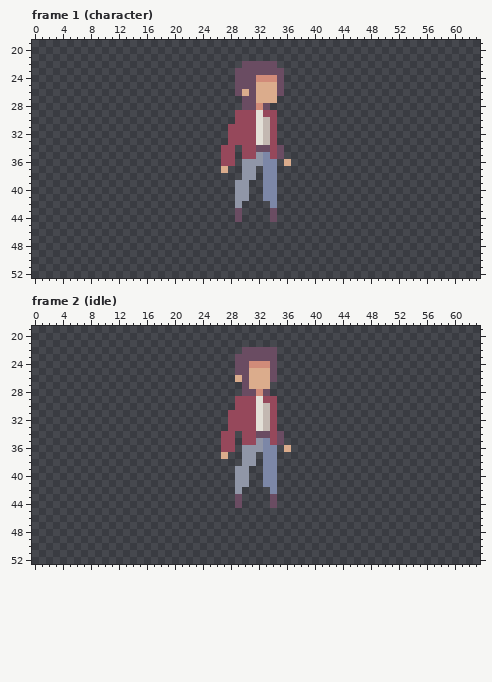
Pixel-art file: assets/player/player.aseprite. The picture above is the old version.
64x64 pixels, 68 frames. Shown: frame 1 (character): x 0..63, y 19..52; frame 2 (idle): x 0..63, y 19..52. The commit also changed other frames, which this record leaves out.
Once edited:
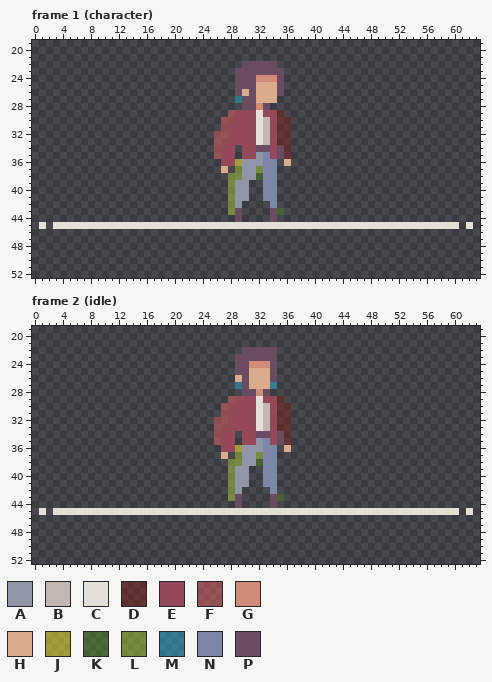
Palette (. is transparent): A #9096a7  B #c3b8b1  C #e3e0d7  D #82211d80  E #96485b  F #e45c5f80  G #d18b79  H #dbac8c  J #fff02b80  K #51882280  L #a6cc3480  M #24aed680  N #7c87a7  P #6a4c62
The exact change:
{"change": "layer \"ground\" now shown"}
{"change": "layer \"original-player\" now shown"}
{"where": "frame 1 (character), layers \"original-player\", \"ground\""}
{"frame":1,"y":27,"x":29,"old":".","new":"M"}
{"frame":1,"y":29,"x":28,"old":".","new":"F"}
{"frame":1,"y":29,"x":35,"old":".","new":"D"}
{"frame":1,"y":30,"x":27,"old":"..","new":"FF"}
{"frame":1,"y":30,"x":35,"old":"..","new":"DD"}
{"frame":1,"y":31,"x":27,"old":".","new":"F"}
{"frame":1,"y":31,"x":35,"old":"..","new":"DD"}
{"frame":1,"y":32,"x":26,"old":"..","new":"FF"}
{"frame":1,"y":32,"x":35,"old":"..","new":"DD"}
{"frame":1,"y":33,"x":26,"old":"..","new":"FF"}
{"frame":1,"y":33,"x":35,"old":"..","new":"DD"}
{"frame":1,"y":34,"x":26,"old":".","new":"F"}
{"frame":1,"y":34,"x":36,"old":".","new":"D"}
{"frame":1,"y":35,"x":26,"old":".","new":"F"}
{"frame":1,"y":35,"x":36,"old":".","new":"D"}
{"frame":1,"y":36,"x":29,"old":".","new":"J"}
{"frame":1,"y":37,"x":29,"old":".","new":"L"}
{"frame":1,"y":37,"x":32,"old":".","new":"L"}
{"frame":1,"y":38,"x":28,"old":"..","new":"LL"}
{"frame":1,"y":38,"x":32,"old":".","new":"K"}
{"frame":1,"y":39,"x":28,"old":".","new":"L"}
{"frame":1,"y":40,"x":28,"old":".","new":"L"}
{"frame":1,"y":41,"x":28,"old":".","new":"L"}
{"frame":1,"y":42,"x":28,"old":".","new":"L"}
{"frame":1,"y":43,"x":28,"old":".","new":"L"}
{"frame":1,"y":43,"x":35,"old":".","new":"K"}
{"frame":1,"y":45,"x":1,"old":".","new":"C"}
{"frame":1,"y":45,"x":3,"old":"..........................................................","new":"CCCCCCCCCCCCCCCCCCCCCCCCCCCCCCCCCCCCCCCCCCCCCCCCCCCCCCCCCC"}
{"frame":1,"y":45,"x":62,"old":".","new":"C"}
{"where": "frame 2 (idle), layers \"original-player\", \"ground\""}
{"frame":2,"y":27,"x":29,"old":".","new":"M"}
{"frame":2,"y":27,"x":34,"old":".","new":"M"}
{"frame":2,"y":29,"x":28,"old":".","new":"F"}
{"frame":2,"y":29,"x":35,"old":".","new":"D"}
{"frame":2,"y":30,"x":27,"old":"..","new":"FF"}
{"frame":2,"y":30,"x":35,"old":"..","new":"DD"}
{"frame":2,"y":31,"x":27,"old":".","new":"F"}
{"frame":2,"y":31,"x":35,"old":"..","new":"DD"}
{"frame":2,"y":32,"x":26,"old":"..","new":"FF"}
{"frame":2,"y":32,"x":35,"old":"..","new":"DD"}
{"frame":2,"y":33,"x":26,"old":"..","new":"FF"}
{"frame":2,"y":33,"x":35,"old":"..","new":"DD"}
{"frame":2,"y":34,"x":26,"old":".","new":"F"}
{"frame":2,"y":34,"x":36,"old":".","new":"D"}
{"frame":2,"y":35,"x":26,"old":".","new":"F"}
{"frame":2,"y":35,"x":36,"old":".","new":"D"}
{"frame":2,"y":36,"x":29,"old":".","new":"J"}
{"frame":2,"y":37,"x":29,"old":".","new":"L"}
{"frame":2,"y":37,"x":32,"old":".","new":"L"}
{"frame":2,"y":38,"x":28,"old":"..","new":"LL"}
{"frame":2,"y":38,"x":32,"old":".","new":"K"}
{"frame":2,"y":39,"x":28,"old":".","new":"L"}
{"frame":2,"y":40,"x":28,"old":".","new":"L"}
{"frame":2,"y":41,"x":28,"old":".","new":"L"}
{"frame":2,"y":42,"x":28,"old":".","new":"L"}
{"frame":2,"y":43,"x":28,"old":".","new":"L"}
{"frame":2,"y":43,"x":35,"old":".","new":"K"}
{"frame":2,"y":45,"x":1,"old":".","new":"C"}
{"frame":2,"y":45,"x":3,"old":"..........................................................","new":"CCCCCCCCCCCCCCCCCCCCCCCCCCCCCCCCCCCCCCCCCCCCCCCCCCCCCCCCCC"}
{"frame":2,"y":45,"x":62,"old":".","new":"C"}
{"label":"added","picture_box":[39,96,473,229]}
{"label":"added","picture_box":[39,382,473,515]}
